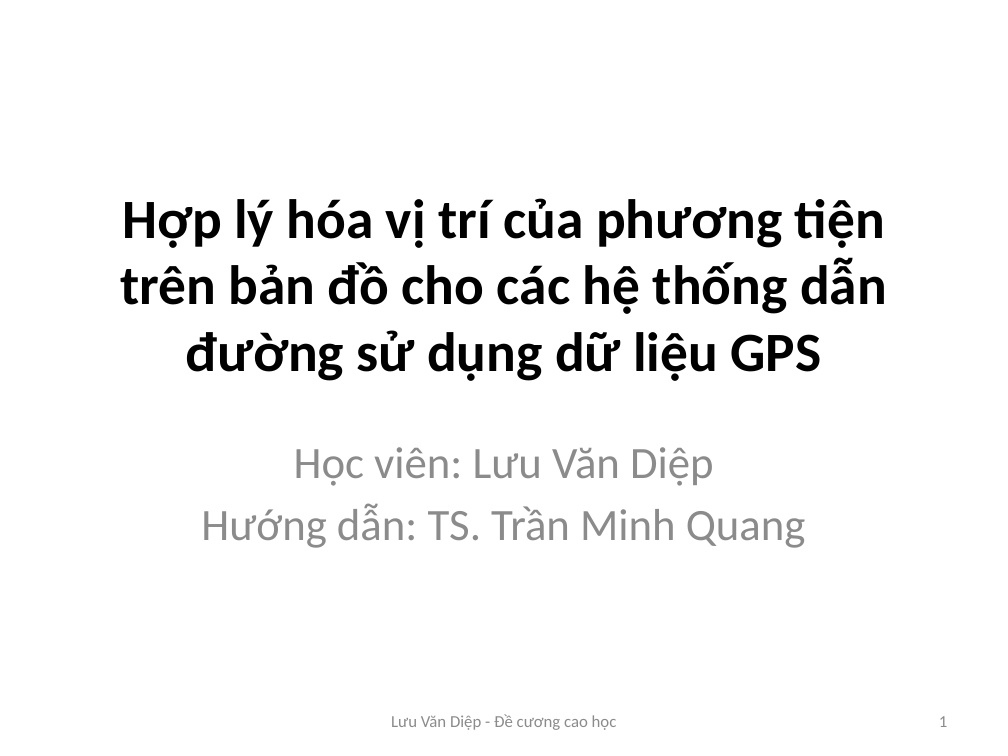
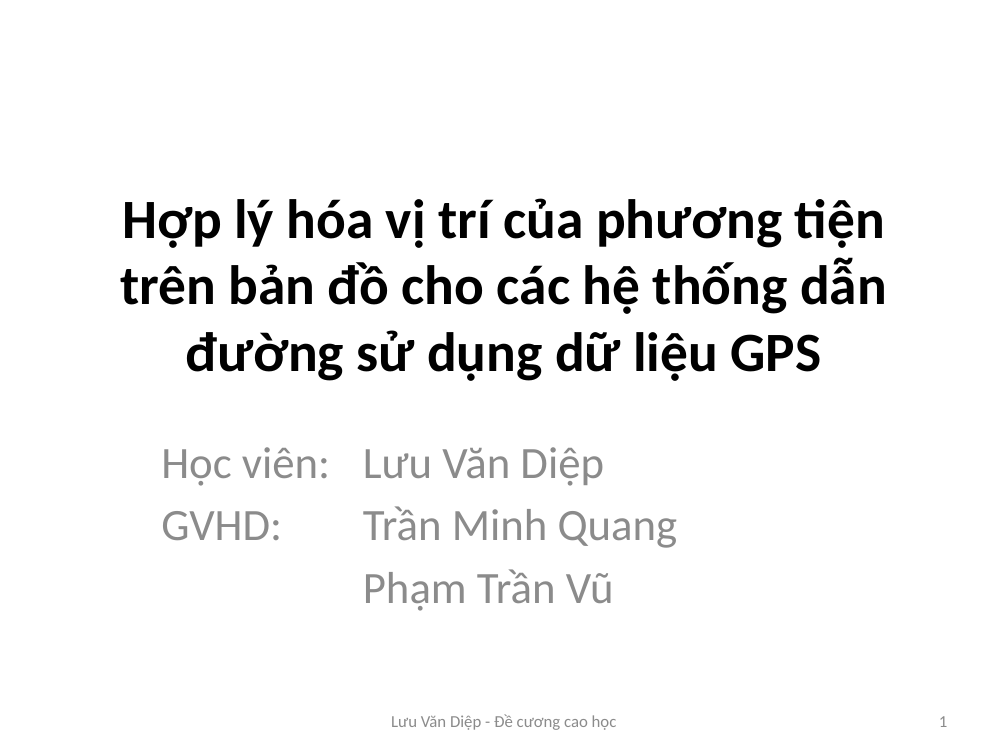
Before and after one commit to alidiepuit/master_ITS, a slide deck: slide 1 of New Microsoft PowerPoint Presentation.pptx. Drawn at 1008x756 pixels with LibreOffice and Linux fonts; fonts in the diff are those of the drawing. Boxes give left, top, right and bottom in pixels: in the first picture for what was removed or moved away, otherwise in the second. Text is boxed around its words. In the diff, an @@ line names an element or a change of style, - is before the commit and + after.

```diff
--- a/New Microsoft PowerPoint Presentation.pptx
+++ b/New Microsoft PowerPoint Presentation.pptx
@@ subtitle at [161, 447, 604, 486]: alignment centre to left @@
@@ subtitle at [161, 506, 678, 611]: text changed @@
-Hướng dẫn: TS. Trần Minh Quang
+GVHD: Trần Minh Quang
+Phạm Trần Vũ
```
Also in this commit, not shown: 6 other slides changed, 3 slides added.
